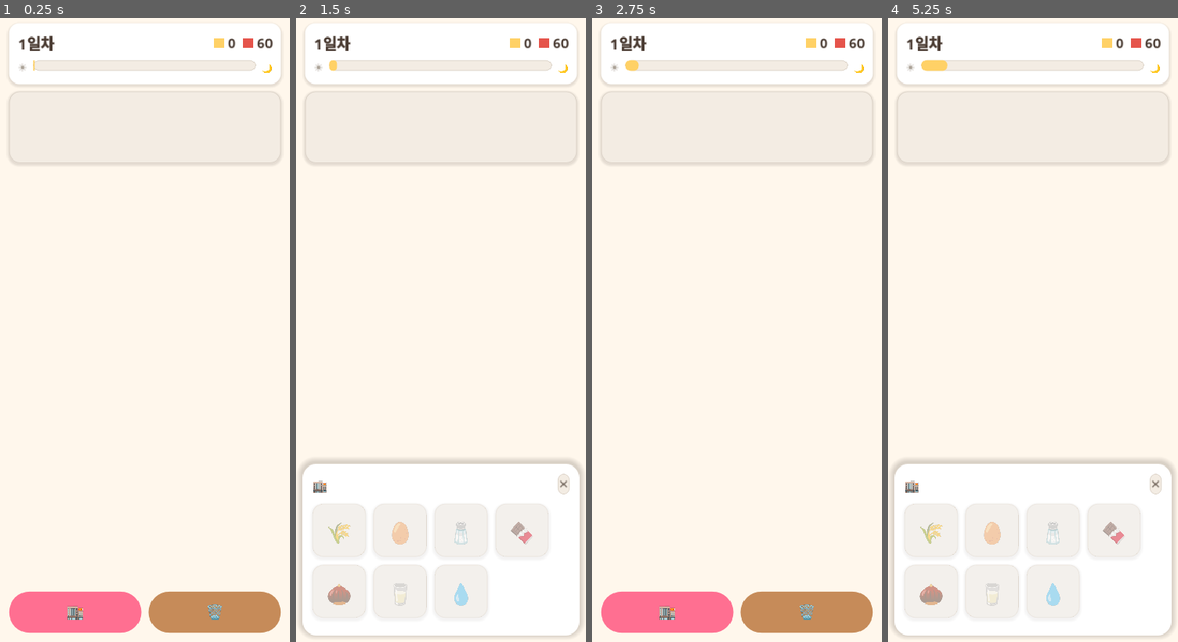
Above: before the commit, frames 1-4 (left to right).
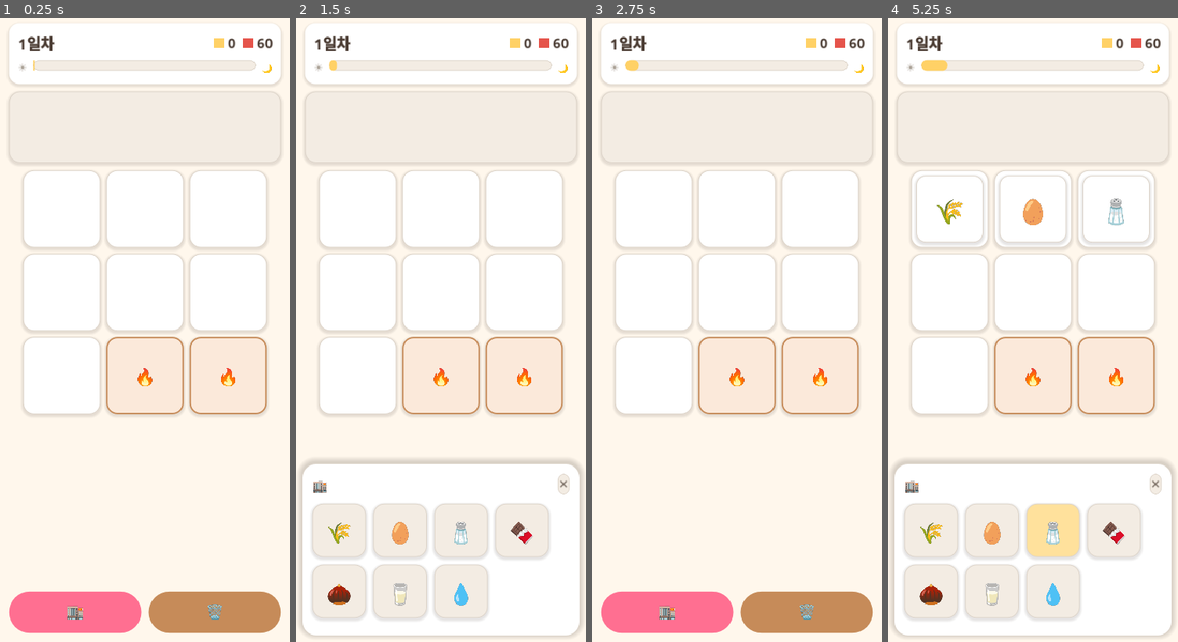
Above: after the commit, the same moments.

Repository: yellyB/game-slot-kitchen
Game: Godot game, scene res://scenes/Main.tscn
Two runs of this game, one before a commit and one after it. Both use one fixed random seed, a clock stepped at 60 frames per second and the inputs below.
Inputs (mouse positions are in pixels of both pictures, inside the frame that each line leads up to):
- Up to frame 1 (0.25 s): no input
- Up to frame 2 (1.5 s): click "🏬" at 0.5 s; click "🗑️" at 1.25 s
- Up to frame 3 (2.75 s): click "✕" at 2 s
- Up to frame 4 (5.25 s): click "🏬" at 2.75 s; click (931, 529) at 3.5 s, where only the run after the commit has a clickable "🌾"; click (992, 529) at 4.25 s, where only the run after the commit has a clickable "🥚"; click (1053, 529) at 5 s, where only the run after the commit has a clickable "🧂"

The runs differ from the first frame. In frame 1, 2.4% of the frame differs, in the area x 7-93%, y 24-64%; in frame 2, 3.3%; in frame 3, 2.4%; in frame 4, 5.6%, in the area x 7-93%, y 24-95%.

Commit message:
feat: 인터세션 상점(Shop) + 결과→상점→영업시작 흐름
결과 패널 [상점으로] → Shop(보유 돈·슬롯 확장 상품·[영업 시작]).
구매 시 다음 세션부터 슬롯 반영. 새 세션은 Board.rebuild로 슬롯 수 적용.

Co-Authored-By: Claude Opus 4.8 (1M context) <noreply@anthropic.com>

Diff:
--- a/scripts/main.gd
+++ b/scripts/main.gd
@@ -315,7 +315,11 @@
 	_hours_bar.value = 0
 	_warehouse.visible = false
 	_cooking.visible = false
-	_reset_board()
+	# 새 세션: 슬롯 수만큼 보드 재구성(상점 확장 반영), 큐 비움
+	Move.clear()
+	_board.rebuild(_session.slots)
+	for c in _queue_row.get_children():
+		c.queue_free()
 	_refresh_warehouse()
 
 
@@ -333,7 +337,7 @@
 			.sep() \
 			.row("남음  %d" % summary["cash_after"], Palette.COCOA_800) \
 			.row("통과! ✅", Palette.SUCCESS) \
-			.button("다음날", _session.advance_day)
+			.button("상점으로", _open_shop)
 	else:
 		Modal.open(self) \
 			.title("폐업 😢") \
@@ -342,15 +346,12 @@
 			.button("다시 시작", _session.start_run)
 
 
-## 새 세션: 소모품(재료·주문·완성품) 정리 + 설비(도구석) idle 유지 + 큐 비움.
-func _reset_board() -> void:
-	Move.clear()
-	for s in _board.slots:
-		s.clear()
-	for t in _board.tools:
-		t.reset()
-	for c in _queue_row.get_children():
-		c.queue_free()
+## 결과 → 인터세션 상점 (슬롯 확장 등) → [영업 시작] → 다음 세션.
+func _open_shop() -> void:
+	var shop := Shop.new()
+	shop.session = _session
+	shop.start_business.connect(_session.advance_day)
+	add_child(shop)
 
 
 func _make_bottom_button(color: Color) -> Button:
--- /dev/null
+++ b/scripts/shop.gd
@@ -0,0 +1,124 @@
+class_name Shop
+extends Control
+## 인터세션 상점 — 보유 돈 + 슬롯 확장 상품 + [영업 시작].
+## 딤 배경 + 입력 차단. 대강 구현(디자인 후 정리).
+
+signal start_business
+
+var session: Session  # main이 add_child 전에 주입
+var _cash_label: Label
+var _buy_btn: Button
+
+func _ready() -> void:
+	set_anchors_and_offsets_preset(Control.PRESET_FULL_RECT)
+	z_index = 300
+	mouse_filter = Control.MOUSE_FILTER_STOP
+
+	var dim := ColorRect.new()
+	dim.color = Palette.DIM
+	dim.set_anchors_and_offsets_preset(Control.PRESET_FULL_RECT)
+	add_child(dim)
+
+	var center := CenterContainer.new()
+	center.set_anchors_and_offsets_preset(Control.PRESET_FULL_RECT)
+	add_child(center)
+
+	var panel := PanelContainer.new()
+	panel.custom_minimum_size = Vector2(280, 0)
+	panel.add_theme_stylebox_override("panel", UI.card(Palette.WHITE, Palette.COCOA_200))
+	center.add_child(panel)
+
+	var pad := MarginContainer.new()
+	for side in ["left", "right", "top", "bottom"]:
+		pad.add_theme_constant_override("margin_" + side, 20)
+	panel.add_child(pad)
+
+	var v := VBoxContainer.new()
+	v.add_theme_constant_override("separation", 14)
+	pad.add_child(v)
+
+	# 헤더: 🏪 + 보유 돈
+	var header := HBoxContainer.new()
+	header.add_theme_constant_override("separation", 8)
+	v.add_child(header)
+	header.add_child(UI.label("🏪", 22, Palette.COCOA_800, true))
+	var gap := Control.new()
+	gap.size_flags_horizontal = Control.SIZE_EXPAND_FILL
+	header.add_child(gap)
+	var dot := ColorRect.new()
+	dot.color = Palette.ACCENT
+	dot.custom_minimum_size = Vector2(14, 14)
+	var dw := CenterContainer.new()
+	dw.add_child(dot)
+	header.add_child(dw)
+	_cash_label = UI.label("0", 18, Palette.COCOA_800, true)
+	header.add_child(_cash_label)
+
+	# 상품: 슬롯 확장
+	v.add_child(_slot_product())
+
+	# [영업 시작]
+	var start := Button.new()
+	start.text = "영업 시작"
+	start.custom_minimum_size = Vector2(0, 48)
+	start.size_flags_horizontal = Control.SIZE_EXPAND_FILL
+	start.add_theme_font_size_override("font_size", 18)
+	start.add_theme_color_override("font_color", Palette.WHITE)
+	start.add_theme_color_override("font_hover_color", Palette.WHITE)
+	start.add_theme_color_override("font_pressed_color", Palette.WHITE)
+	start.add_theme_stylebox_override("normal", UI.chip(Palette.MAIN))
+	start.add_theme_stylebox_override("hover", UI.chip(Palette.MAIN.lightened(0.08)))
+	start.add_theme_stylebox_override("pressed", UI.chip(Palette.MAIN.darkened(0.1)))
+	start.pressed.connect(func():
+		queue_free()
+		start_business.emit())
+	v.add_child(start)
+
+	_refresh()
+
+
+func _slot_product() -> Control:
+	var card := PanelContainer.new()
+	card.add_theme_stylebox_override("panel", UI.card(Palette.COCOA_100, Palette.COCOA_200))
+	var pad := MarginContainer.new()
+	for side in ["left", "right", "top", "bottom"]:
+		pad.add_theme_constant_override("margin_" + side, 12)
+	card.add_child(pad)
+
+	var row := HBoxContainer.new()
+	row.add_theme_constant_override("separation", 10)
+	pad.add_child(row)
+
+	var info := VBoxContainer.new()
+	info.size_flags_horizontal = Control.SIZE_EXPAND_FILL
+	info.add_theme_constant_override("separation", 2)
+	row.add_child(info)
+	info.add_child(UI.label("슬롯 +1", 18, Palette.COCOA_800, true))
+	info.add_child(UI.label("가격 %d" % Config.SLOT_PRICE, 14, Palette.COCOA_600))
+
+	_buy_btn = Button.new()
+	_buy_btn.text = "구매"
+	_buy_btn.custom_minimum_size = Vector2(72, 40)
+	_buy_btn.add_theme_font_size_override("font_size", 15)
+	_buy_btn.add_theme_color_override("font_color", Palette.WHITE)
+	_buy_btn.add_theme_color_override("font_hover_color", Palette.WHITE)
+	_buy_btn.add_theme_stylebox_override("normal", UI.chip(Palette.SUB))
+	_buy_btn.add_theme_stylebox_override("hover", UI.chip(Palette.SUB.lightened(0.08)))
+	_buy_btn.add_theme_stylebox_override("pressed", UI.chip(Palette.SUB.darkened(0.1)))
+	_buy_btn.add_theme_stylebox_override("disabled", UI.chip(Palette.COCOA_200))
+	_buy_btn.pressed.connect(_on_buy)
+	row.add_child(_buy_btn)
+
+	return card
+
+
+func _on_buy() -> void:
+	if session.buy_slot():
+		_refresh()
+
+
+func _refresh() -> void:
+	_cash_label.text = str(session.cash)
+	var can_buy := session.cash >= Config.SLOT_PRICE and session.slots < Config.MAX_SLOTS
+	_buy_btn.disabled = not can_buy
+	_buy_btn.modulate = Color.WHITE if can_buy else Color(1, 1, 1, 0.5)
Not shown, added: scripts/shop.gd.uid
